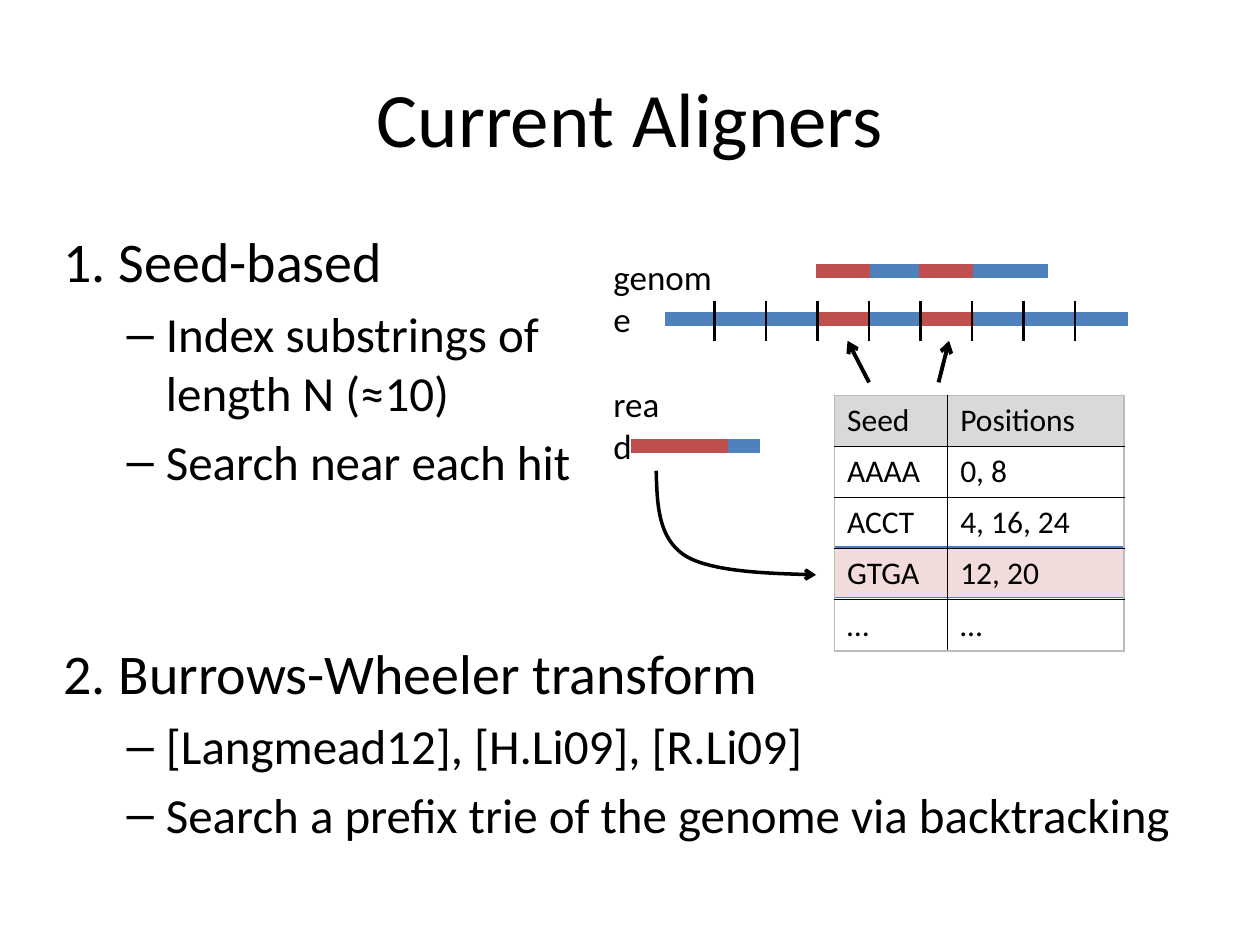
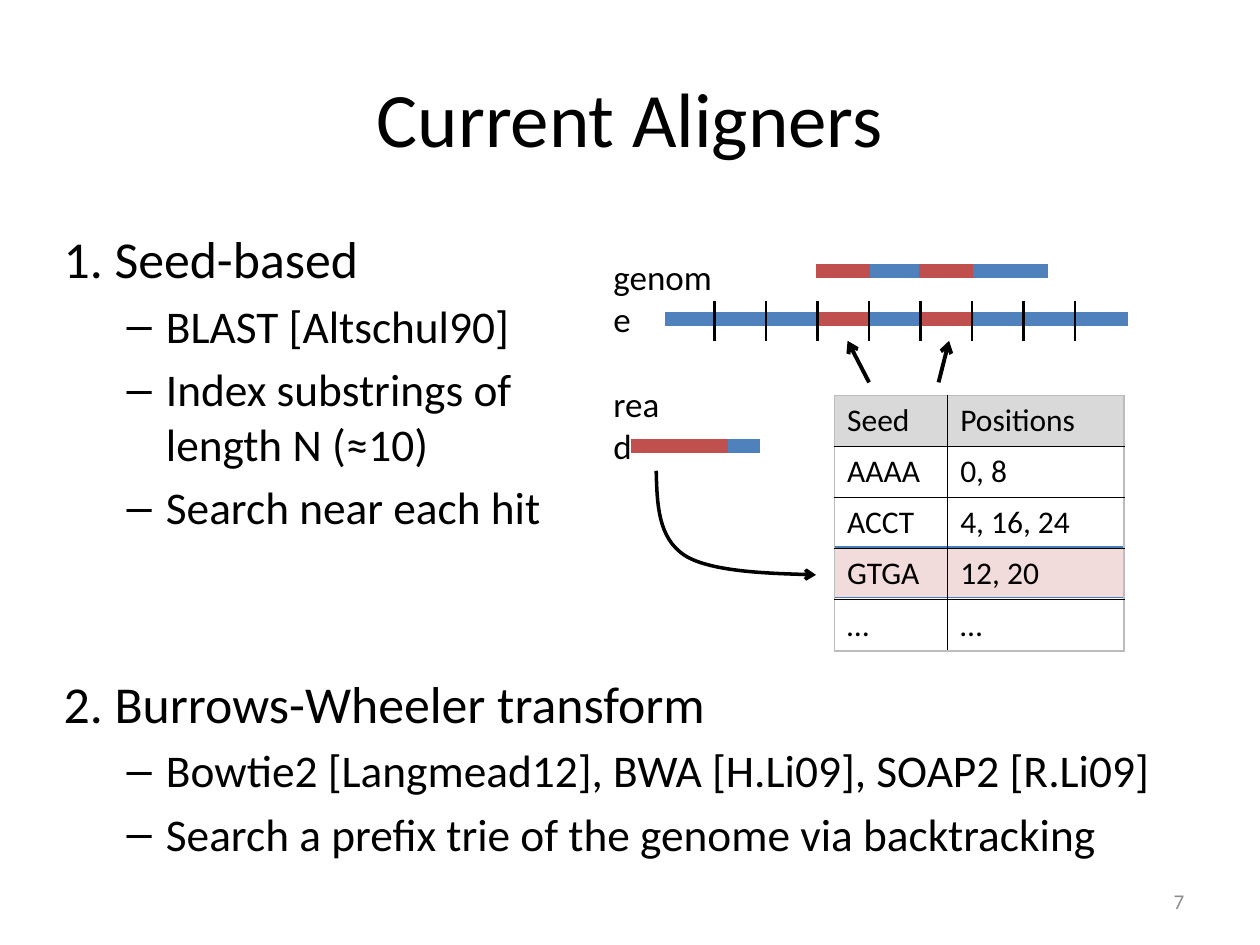
Before and after one commit to kristalcurtis/quals, a slide deck: slide 8 of slides/11.26.12 Quals (v1c).pptx (slide 11 before the commit). Drawn at 1260x945 pixels with LibreOffice and Linux fonts; fonts in the diff are those of the drawing. Boxes give left, top, right and bottom in pixels: in the first picture for what was removed or moved away, otherwise in the second. Text is boxed around its words. In the diff, an @@ line names an element or a change of style, - is before the commit and + after.

```diff
--- a/slides/11.26.12 Quals (v1c).pptx
+++ b/slides/11.26.12 Quals (v1c).pptx
@@ text at (64, 242, 1095, 859): size 32 to 29.6 pt in "1. Seed-based", "2. Burrows-Wheeler transform"; size 28 to 25.9 pt in "Index substrings of length N (≈10)", "Search near each hit", "Search a prefix trie of the genome ..." @@
@@ text at (166, 310, 509, 350): paragraph added @@
+  – BLAST [Altschul90]
@@ text at (166, 754, 1149, 795): text changed; size 28 to 25.9 pt @@
-  – [Langmead12], [H.Li09], [R.Li09]
+  – Bowtie2 [Langmead12], BWA [H.Li09], SOAP2 [R.Li09]
@@ page number added at (1174, 895, 1185, 909), 12 pt, text #8C8C8C @@
+7
```
Also in this commit, not shown: 47 other slides changed, 1 slide added, 5 slides removed, 3 other files.
